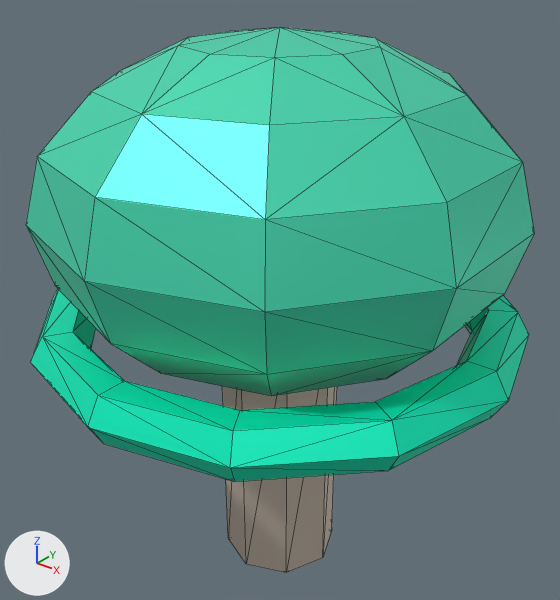
The COLLADA model games/jungle_troll_tribes/meshes/jtt/glow_mushroom.dae as it was, and as the next commit left it.
The view is the same before and after, from a 50 mm camera at (64.5, -80.7, 94.9) aimed at (-0.9, 1.0, 44.3). Lighting does not change. The marker at lower left points along +X, +Y and +Z. The first picture is the older version. Mesh edges are drawn as thin lines.
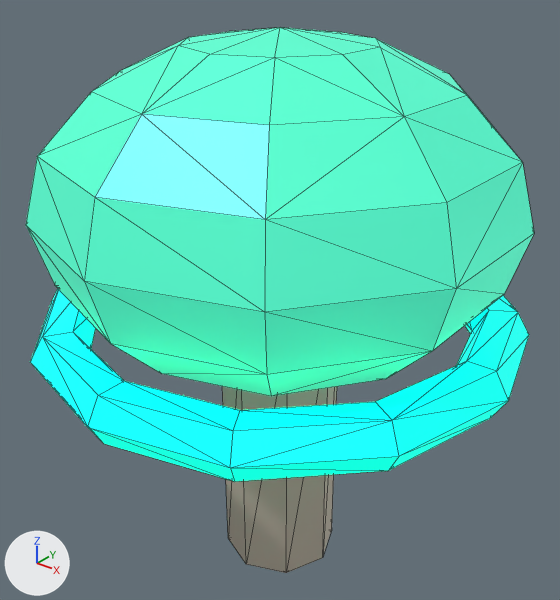
The edits, one by one:
In material 'mush_glow' (mat_mush_glow), emission_color is now set to (0.0, 1.0, 0.62), cyan #00ffce.
In material 'mush_glow' (mat_mush_glow), emission_strength is now set to 1.0.
In material 'mush_cap' (mat_mush_cap), emission_color is now set to (0.04, 0.4, 0.26), green #38aa8b.
In material 'mush_cap' (mat_mush_cap), emission_strength is now set to 1.0.

What differs and where, as boxes [x1, y1, x2, y2] in the pictures (560 x 600 px):
'Sphere', recoloured, surface changed (lighter)
    both: [26, 27, 534, 396]
'Torus.004', recoloured, surface changed (lighter)
    both: [30, 289, 529, 482]
